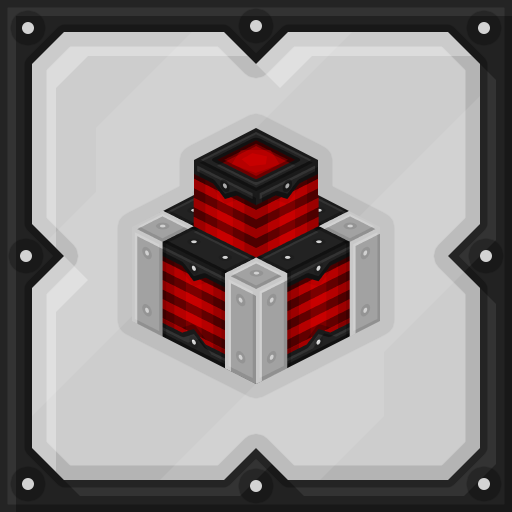
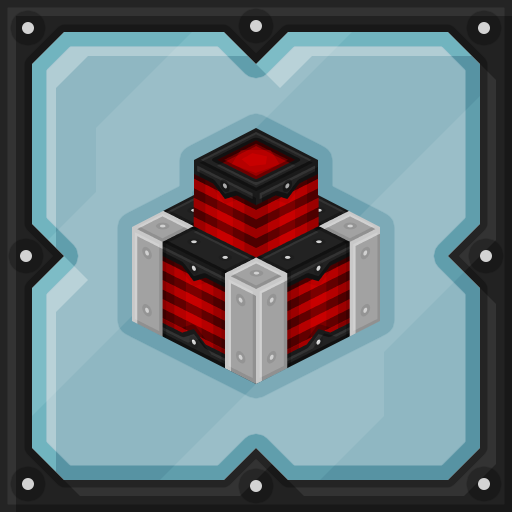
The second 512×512 image is a revision of the first. Changes to its layers:
showed "Rectangle 4 copy" over [32, 32, 480, 480]
hid "Rectangle 4" over [32, 32, 480, 480]
